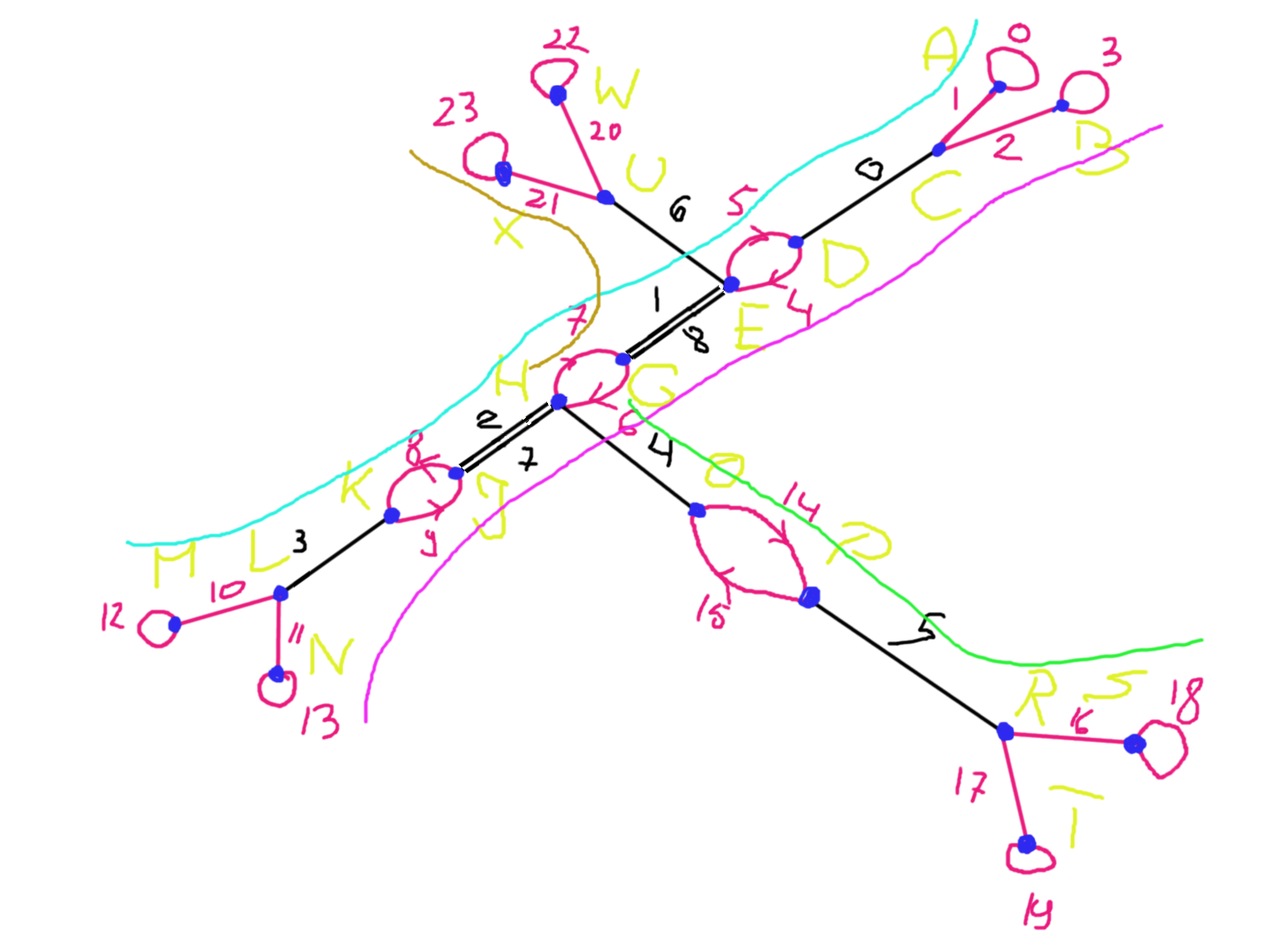
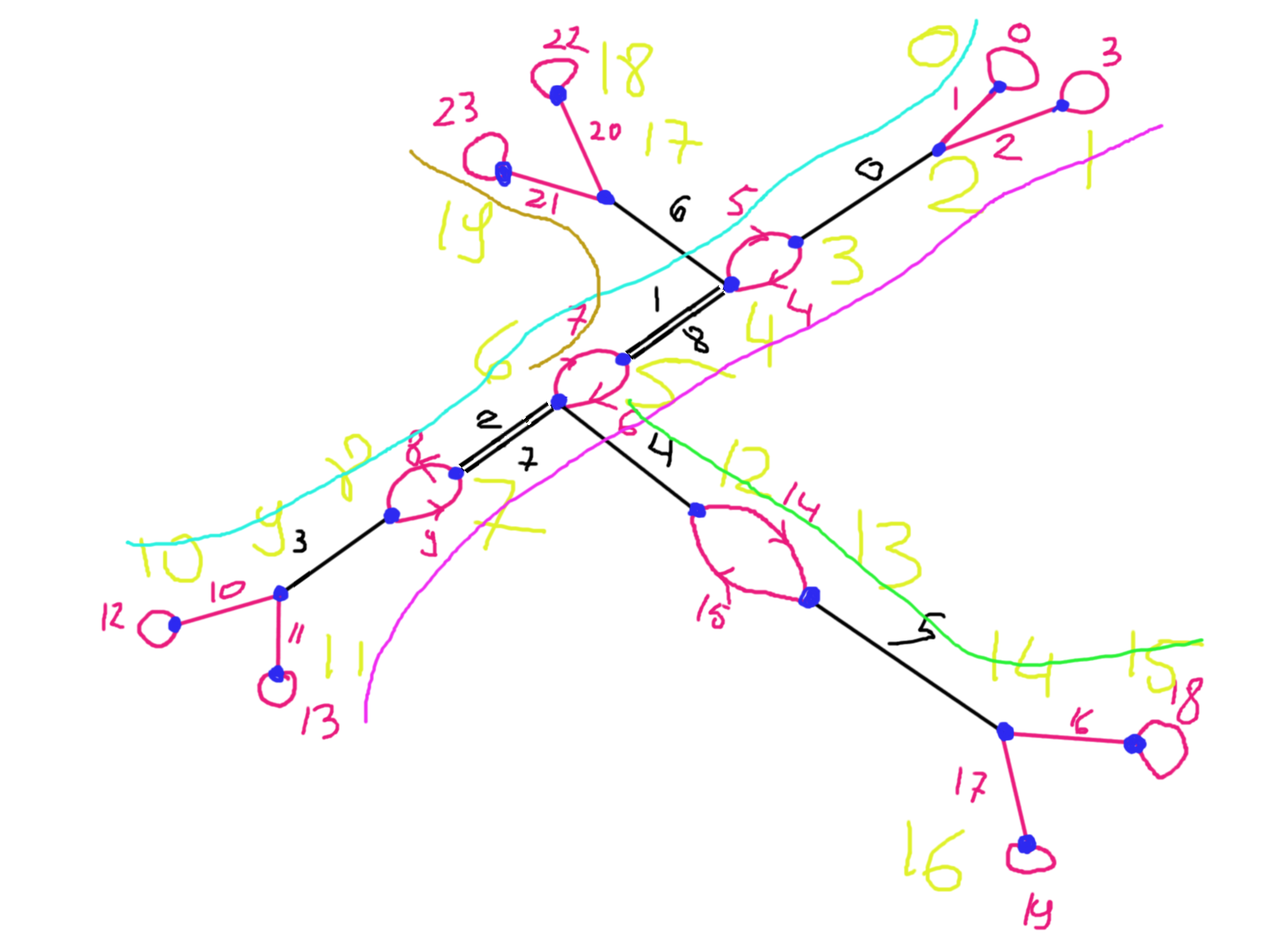
Comparing the layer stacks of the two (1267, 950) images. Changes:
added layer "SteeringId copy" above "SteeringId" over <box>138,24,1205,894</box>
hid "SteeringId" over <box>153,25,1149,850</box>
